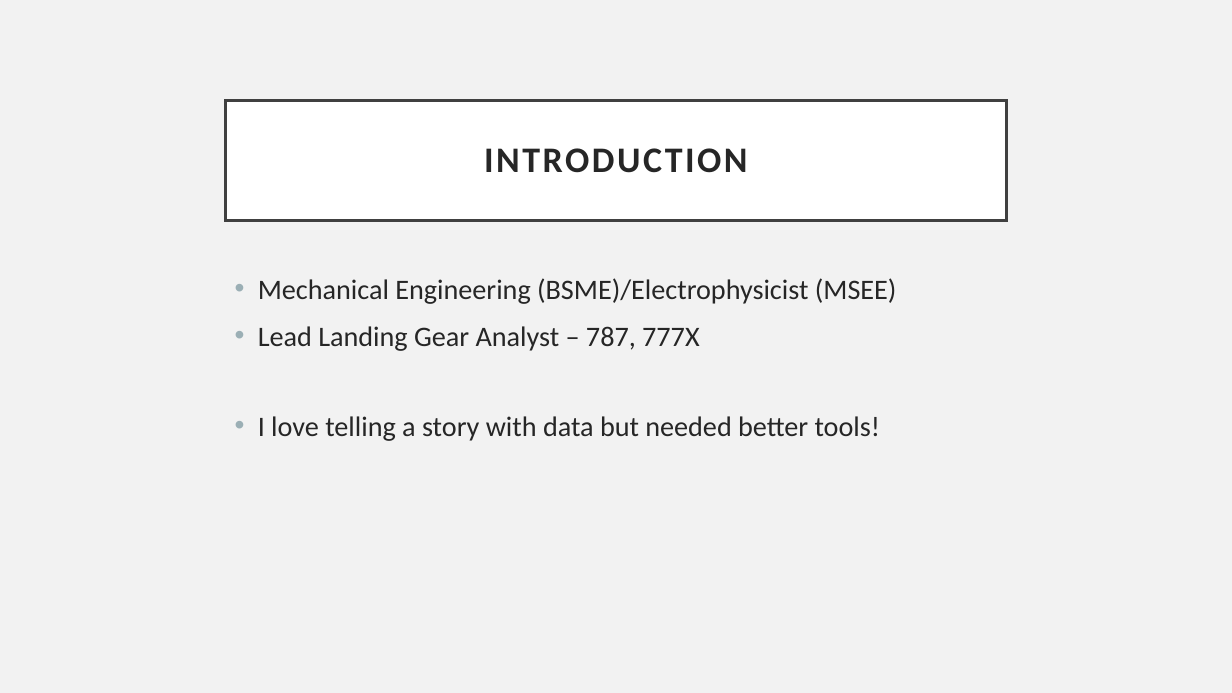
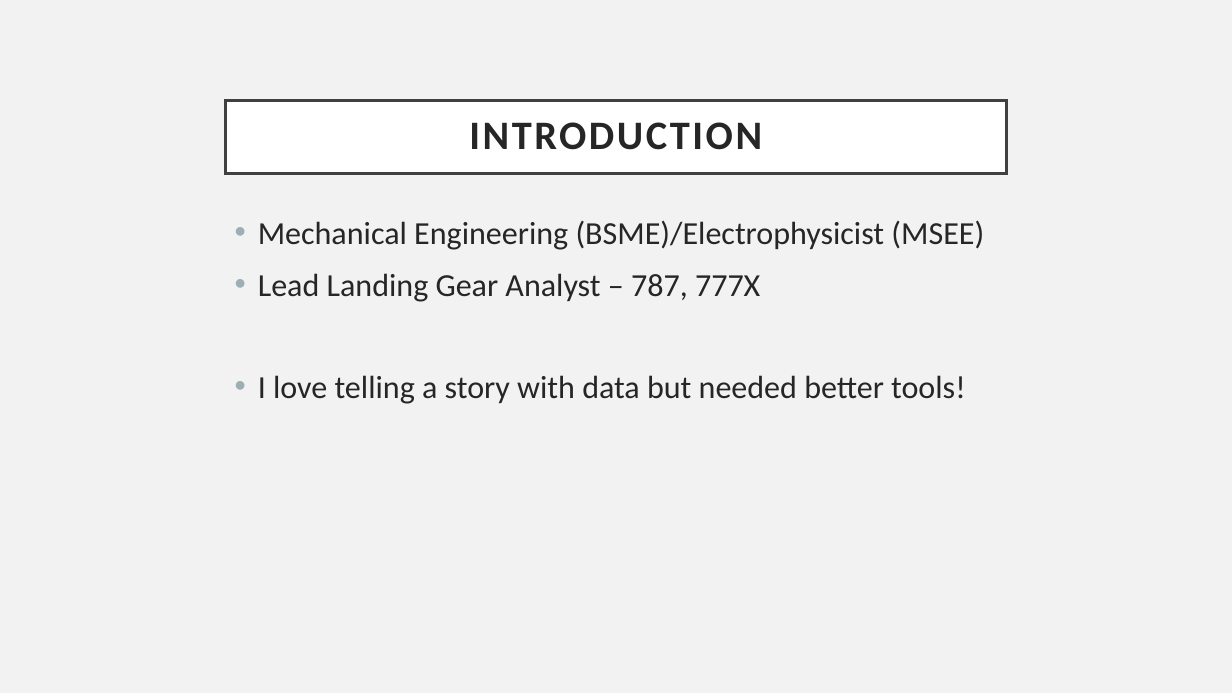
Before and after one commit to ChrisMichael11/Consumer_Complaint_Project, a slide deck: slide 2 of ppt/Consumer_Complaints.pptx (slide 3 before the commit). Drawn at 1232x693 pixels with LibreOffice and Linux fonts; fonts in the diff are those of the drawing. Boxes give left, top, right and bottom in pixels: in the first picture for what was removed or moved away, otherwise in the second. Text is boxed around its words. In the diff, an @@ line names an element or a change of style, - is before the commit and + after.

Commit message:
Adding final data

```diff
--- a/ppt/Consumer_Complaints.pptx
+++ b/ppt/Consumer_Complaints.pptx
@@ title "INTRODUCTION": place and size @@
-title "INTRODUCTION" at (226, 101, 1006, 221)
+title "INTRODUCTION" at (226, 101, 1006, 174)
@@ title "INTRODUCTION" at (226, 101, 1006, 174): size 28 to 31.5 pt @@
@@ text "Mechanical Engineering (BSME)/Electrophysicist (MSEE)": place and size @@
-text "Mechanical Engineering (BSME)/Electrophysicist (MSEE)" at (258, 278, 897, 441)
+text "Mechanical Engineering (BSME)/Electrophysicist (MSEE)" at (258, 220, 984, 404)
@@ text "Mechanical Engineering (BSME)/Electrophysicist (MSEE)" at (258, 220, 984, 404): size 22 to 25 pt @@
```
Also in this commit, not shown: 5 other slides changed, 3 slides removed, 2 other files.
